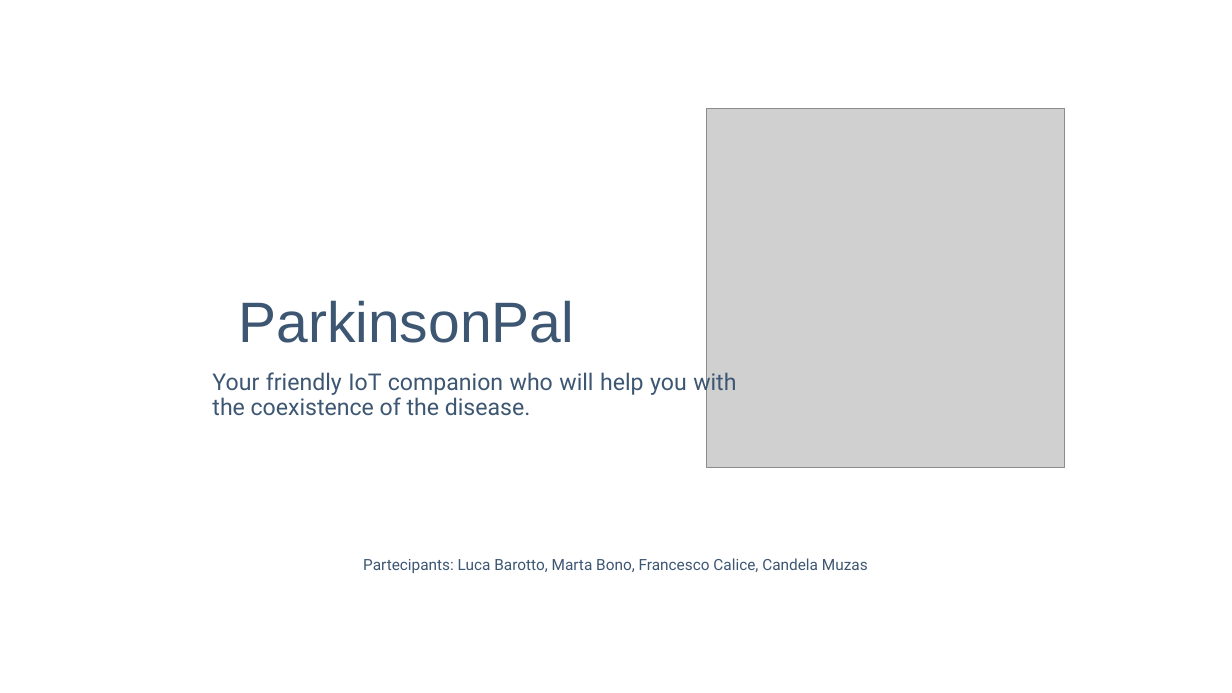
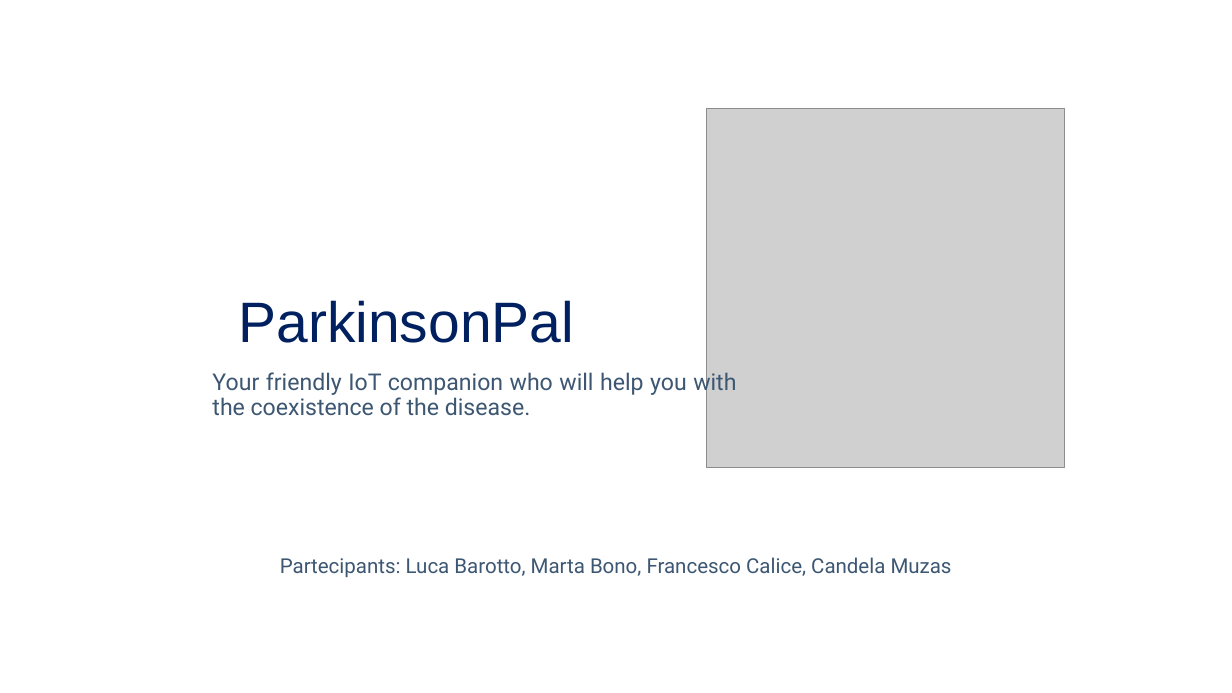
Before and after one commit to Checco1/IoT_Parkinson_Project, a slide deck: slide 1 of ParkinsonPal.pptx. Drawn at 1232x693 pixels with LibreOffice and Linux fonts; fonts in the diff are those of the drawing; grey boxes stand for pictures; background and template pictures are left out. Boxes give left, top, right and bottom in pixels: in the first picture for what was removed or moved away, otherwise in the second. Text is boxed around its words. In the diff, an @@ line names an element or a change of style, - is before the commit and + after.

```diff
--- a/ParkinsonPal.pptx
+++ b/ParkinsonPal.pptx
@@ text "ParkinsonPal" at (238,300,573,343): text colour #3D5773 to #002060 @@
@@ text "Partecipants: Luca Barotto, Marta Bono, ...": place and size @@
-text "Partecipants: Luca Barotto, Marta Bono, ..." at (363,558,868,573)
+text "Partecipants: Luca Barotto, Marta Bono, ..." at (280,557,952,577)
@@ text "Partecipants: Luca Barotto, Marta Bono, ..." at (280,557,952,577): size 12 to 16 pt @@
```
Also in this commit, not shown: 2 other slides changed, 29 slides added.
